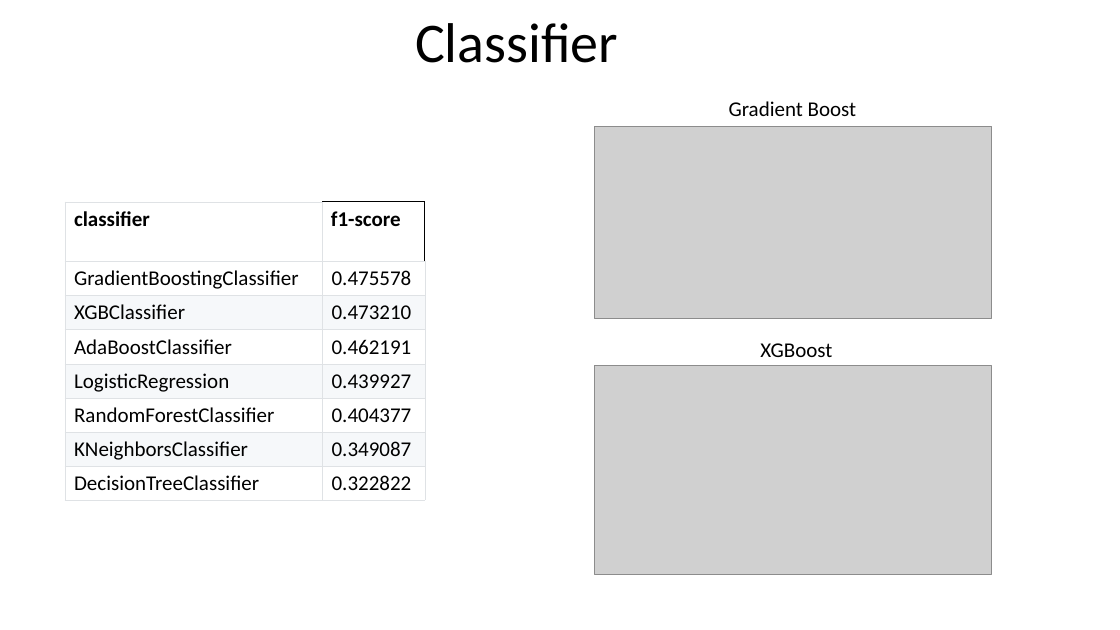
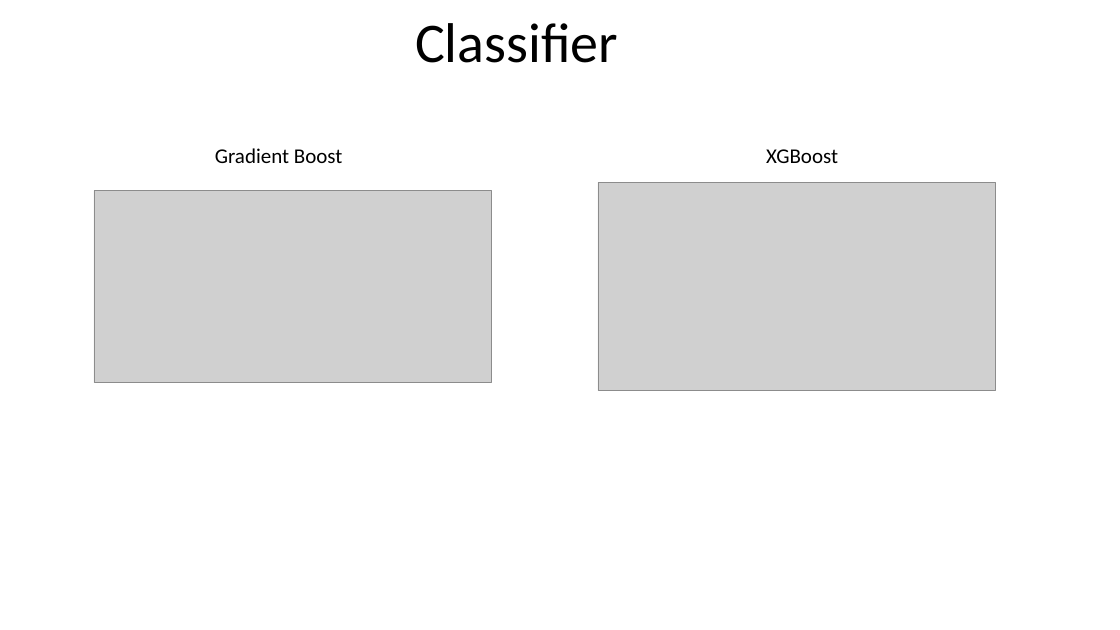
Before and after one commit to kumaran-R/Bank-Marketing-Analysis, a slide deck: slide 12 of slides/Bank Marketing Campaign Analysis.pptx. Drawn at 1120x630 pixels with LibreOffice and Linux fonts; fonts in the diff are those of the drawing; grey boxes stand for pictures. Boxes give left, top, right and bottom in pixels: in the first picture for what was removed or moved away, otherwise in the second. Text is boxed around its words. In the diff, an @@ line names an element or a change of style, - is before the commit and + after.

Commit message:
slides updated

```diff
--- a/slides/Bank Marketing Campaign Analysis.pptx
+++ b/slides/Bank Marketing Campaign Analysis.pptx
@@ text "Gradient Boost": place and size @@
-text "Gradient Boost" at [729, 101, 857, 116]
+text "Gradient Boost" at [215, 148, 343, 163]
@@ text "XGBoost": place and size @@
-text "XGBoost" at [760, 343, 832, 357]
+text "XGBoost" at [766, 149, 838, 163]
@@ table removed at [65, 202, 425, 496], 8 rows, 2 columns @@
-classifier | f1-score
-GradientBoostingClassifier | 0.475578
-XGBClassifier | 0.473210
-AdaBoostClassifier | 0.462191
-LogisticRegression | 0.439927
-RandomForestClassifier | 0.404377
-KNeighborsClassifier | 0.349087
-DecisionTreeClassifier | 0.322822
@@ picture: place and size @@
-picture at [595, 126, 992, 318]
+picture at [94, 191, 492, 383]
@@ picture: place and size @@
-picture at [595, 366, 992, 575]
+picture at [598, 182, 996, 391]
```
Also in this commit, not shown: 1 other slide changed, 1 other file.
